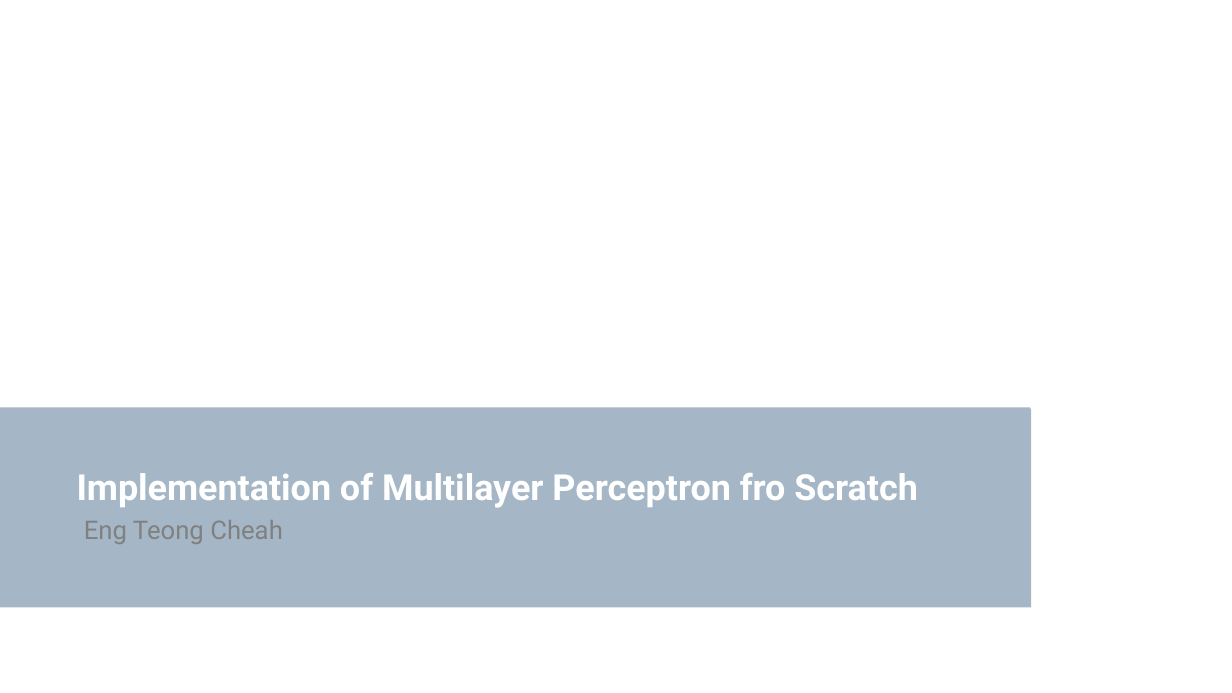
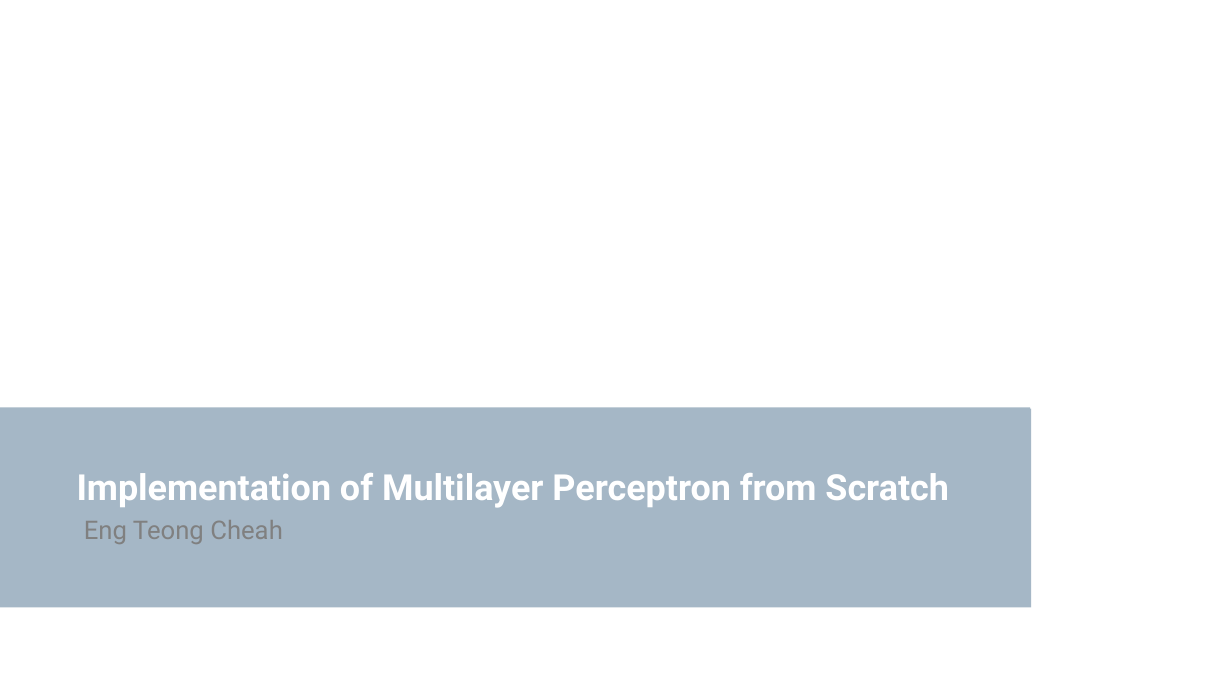
Before and after one commit to ceteongvanness/eventdemo, a slide deck: slide 1 of Dive into Deep Learning/8. Implementation of Multilayer Perceptron from Scratch-EN.pptx. Drawn at 1232x693 pixels with LibreOffice and Linux fonts; fonts in the diff are those of the drawing; background and template pictures are left out. Boxes give left, top, right and bottom in pixels: in the first picture for what was removed or moved away, otherwise in the second. Text is boxed around its words. In the diff, an @@ line names an element or a change of style, - is before the commit and + after.

Commit message:
Implementation of Multilater Perceptron from Scratch

```diff
--- a/Dive into Deep Learning/8. Implementation of Multilayer Perceptron from Scratch-EN.pptx
+++ b/Dive into Deep Learning/8. Implementation of Multilayer Perceptron from Scratch-EN.pptx
@@ title at [77, 473, 949, 508]: text changed @@
-Implementation of Multilayer Perceptron fro Scratch
+Implementation of Multilayer Perceptron from Scratch
```
